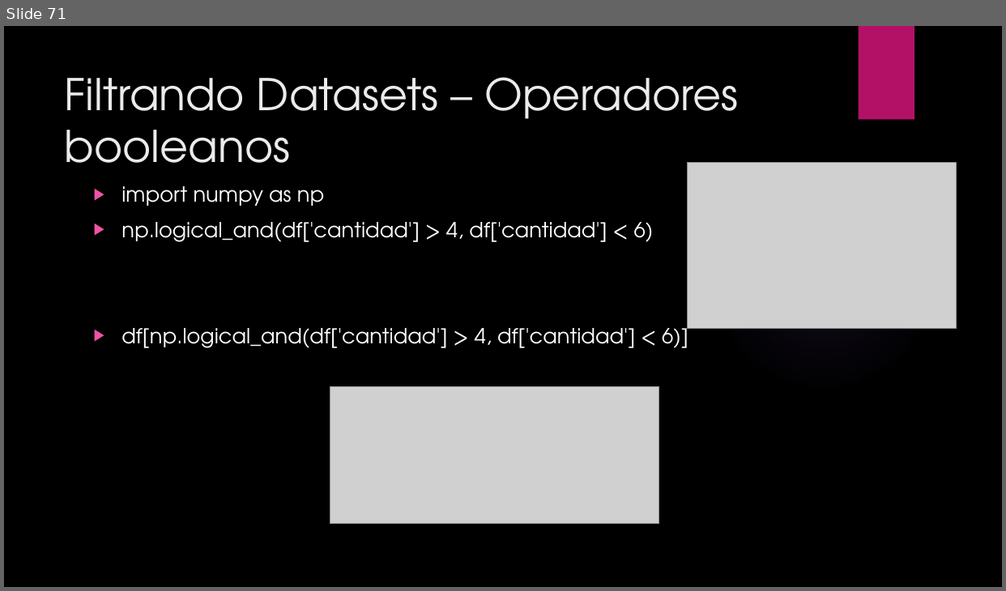
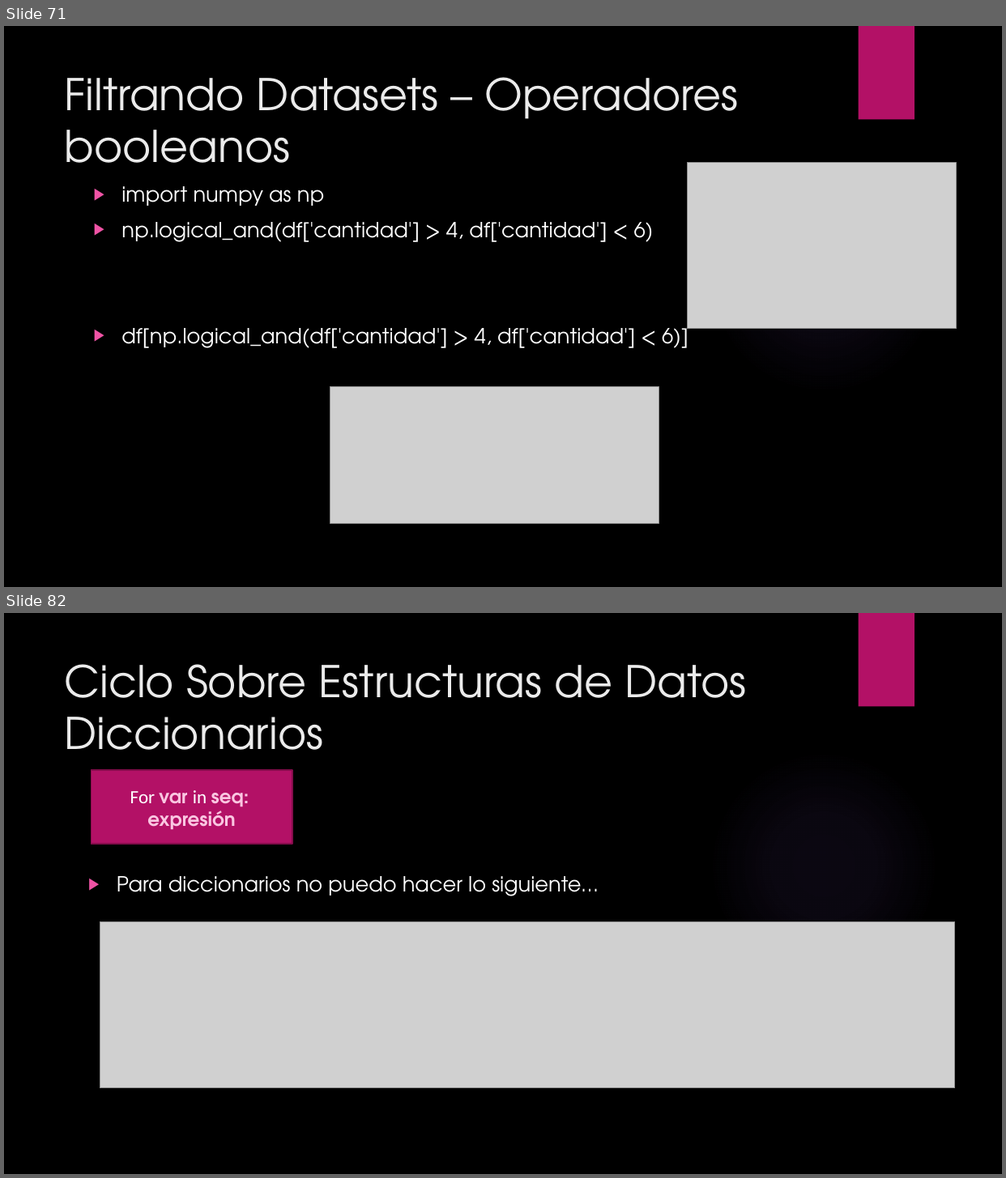
Before and after one commit to ulatinaedupa/ProgrammingForEngineers, a slide deck: Presentation/Class 3 - Matplotlib, Pandas and Logic.pptx. Shown one above the other, each under a label of ours: slide 71 before the commit, slides 71 and 82 after it; the slides between them are not shown. The pictures are 1006x591 and 1006x1178 pixels, drawn with LibreOffice and Linux fonts; fonts in the diff are those of the drawing; grey boxes stand for pictures; background and template pictures are left out. Boxes give left, top, right and bottom in pixels: in the first picture for what was removed or moved away, otherwise in the second. Text is boxed around its words. In the diff, an @@ line names an element or a change of style, - is before the commit and + after.

```diff
--- a/Presentation/Class 3 - Matplotlib, Pandas and Logic.pptx
+++ b/Presentation/Class 3 - Matplotlib, Pandas and Logic.pptx
@@ slide 82 added at [4,613,1002,1174], background picture (left out); not listed: 2 template elements that a slide beside it also shows @@
@@ title added at [65,664,746,770], 42 pt, text #EBEBEB @@
+Ciclo Sobre Estructuras de Datos
+Diccionarios
@@ rectangle added at [91,770,292,845], fill #B31166, outline #840D4B 1.5 pt, 18 pt, text #FAC6E1, bold @@
+For var in seq:
+expresión
@@ text added at [117,876,598,897], 20 pt, text #FFFFFF @@
+▶ Para diccionarios no puedo hacer lo siguiente…
@@ picture added at [100,922,955,1088] @@
```
Also in this commit, not shown: 27 other slides added, 2 other files.
